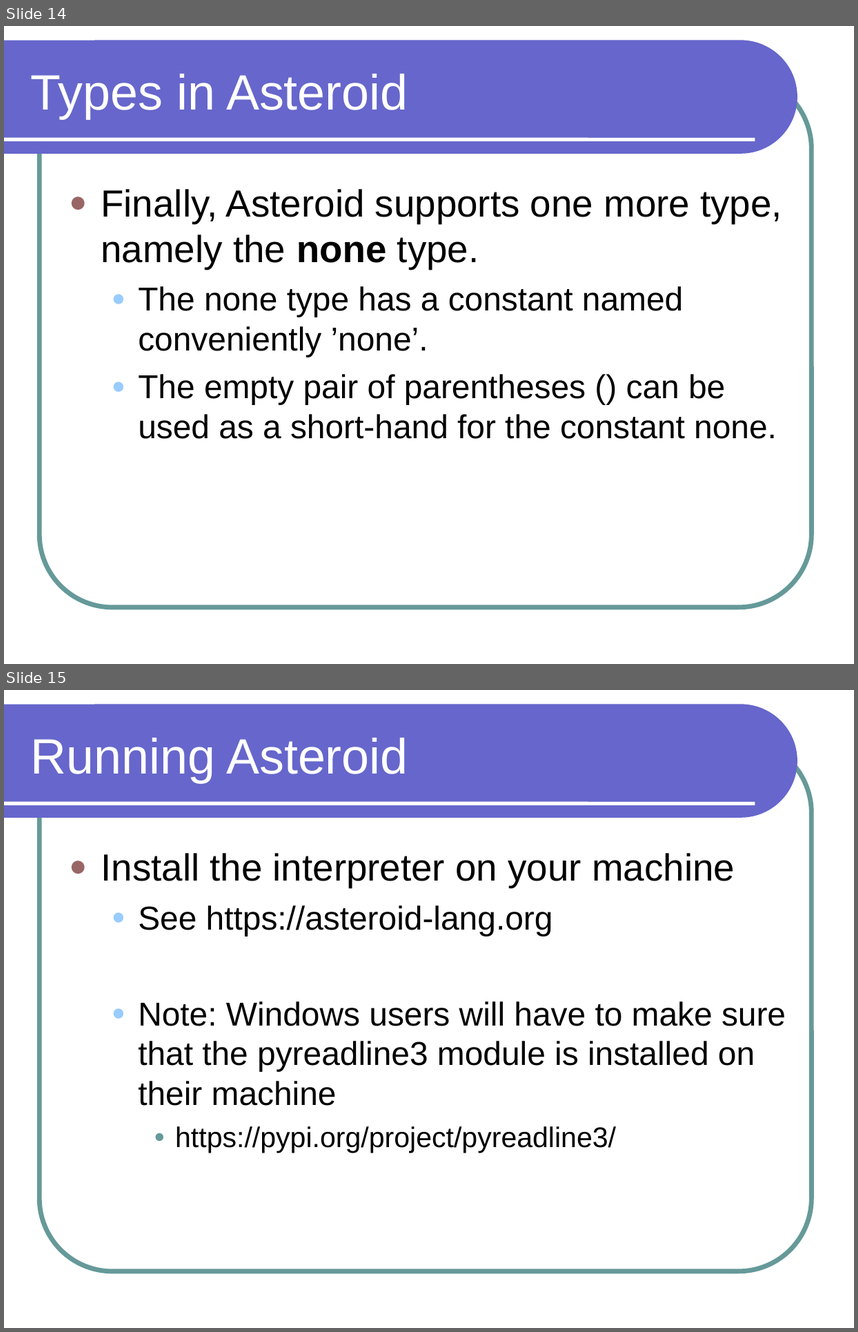
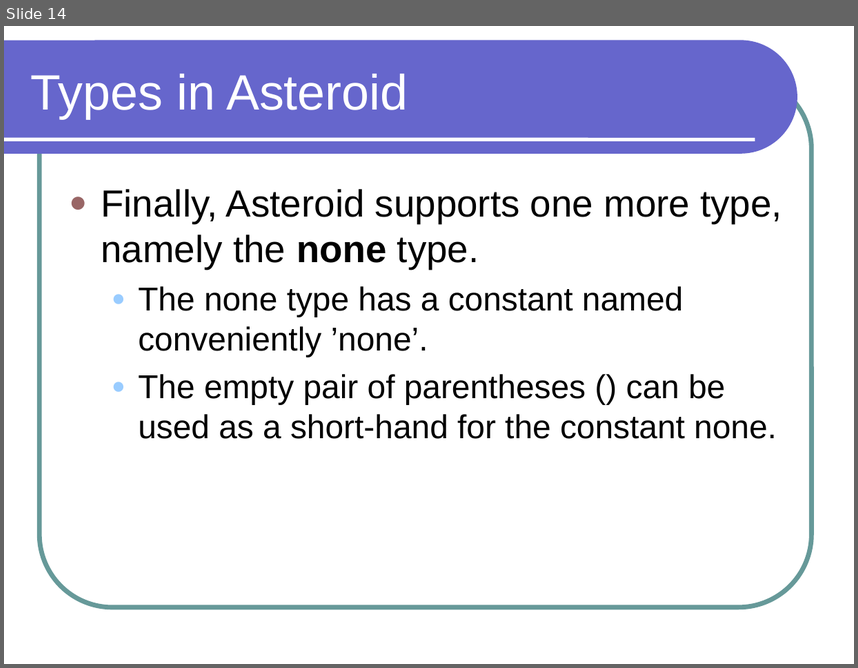
Before and after one commit to lutzhamel/CSC301, a slide deck: notes/csc301-ln002.ppt. Shown one above the other, each under a label of ours: slides 14 and 15 before the commit, slide 14 after it. The pictures are 858x1332 and 858x668 pixels, drawn with LibreOffice and Linux fonts; fonts in the diff are those of the drawing. Boxes give left, top, right and bottom in pixels: in the first picture for what was removed or moved away, otherwise in the second. Text is boxed around its words. In the diff, an @@ line names an element or a change of style, - is before the commit and + after.

```diff
--- a/notes/csc301-ln002.ppt
+++ b/notes/csc301-ln002.ppt
@@ slide 15 removed at <box>4,690,854,1328</box>, background #FFFFFF; not listed: 3 template elements that a slide beside it also shows @@
@@ title removed at <box>31,738,408,782</box> @@
-Running Asteroid
@@ text removed at <box>101,853,786,1152</box> @@
-● Install the interpreter on your machine
-  ● See https://asteroid-lang.org
-  ● Note: Windows users will have to make sure that the pyreadline3 module is installed on their machine
-    ● https://pypi.org/project/pyreadline3/
```
Also in this commit, not shown: 2 slides changed, 2 other files.
